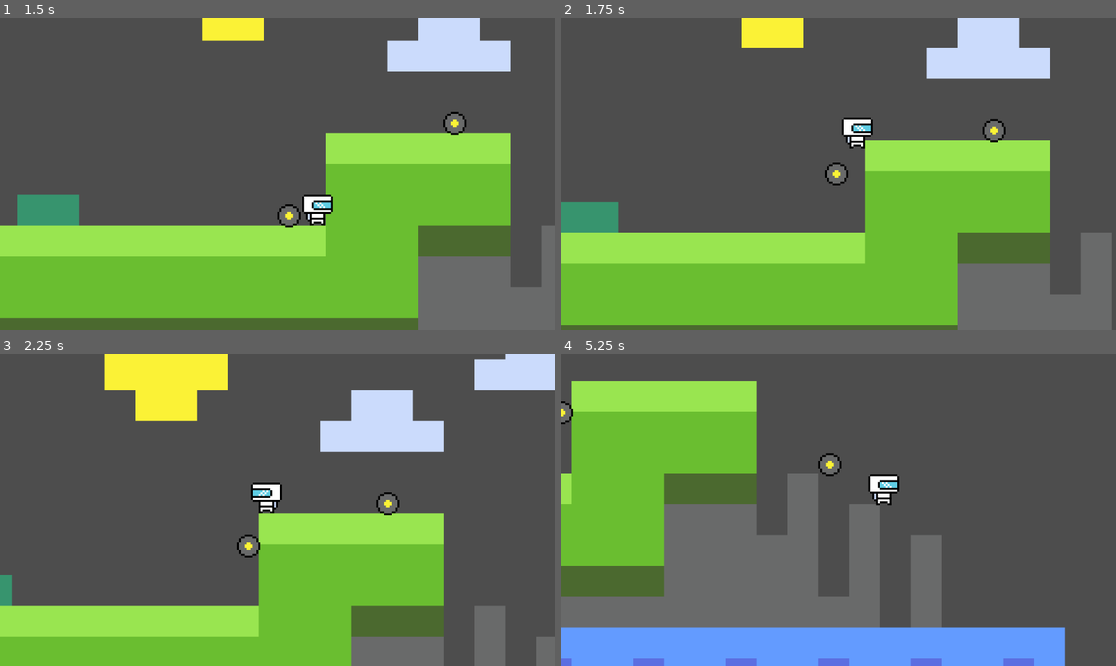
Above: before the commit, frames 1-4 (two rows, left to right).
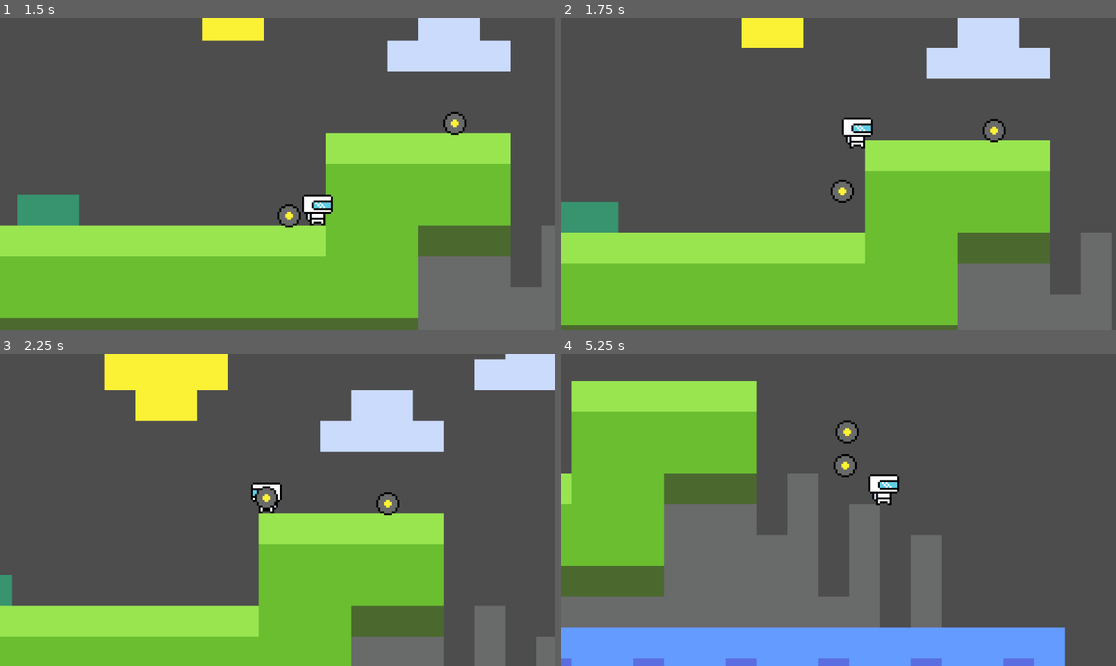
Above: after the commit, the same moments.

Repository: CookieRA9001/SI_motroidvenia
Game: Godot game, scene res://sceans/TestLevel.tscn
The game is run twice, just before and just after one commit, with the same random seed, the same clock (stepped at 60 frames per second) and the same inputs.
Inputs:
- Up to frame 1 (1.5 s): hold D (move_right) from 0.53 s (still down); tap E (swap) at 0.6 s; tap Space (jump) at 0.77, 0.8, 1.07, 1.35 s
- Up to frame 2 (1.75 s): keep holding D (move_right); tap Space (jump) at 1.52 s; tap E (swap) at 1.55 s
- Up to frame 3 (2.25 s): tap Space (jump) at 1.82 s; release D (move_right) at 2.03 s; hold A (move_left) from 2.03 s (still down); tap E (swap) at 2.1 s
- Up to frame 4 (5.25 s): tap Space (jump) at 2.3, 3.02, 3.32, 3.77, 3.8, 4.07, 4.35, 4.52, 4.82 s; release A (move_left) at 2.78 s; hold D (move_right) 2.78-4.28 s; tap Q (throw) at 2.85 s; tap E (swap) at 3.05, 3.6, 4.55, 5.1 s; hold A (move_left) 4.28-5.03 s; hold D (move_right) from 5.03 s (still down)

Frame 1 is identical in both runs. In frame 2, 0.4% of the frame differs, in the area x 47-53%, y 46-60%; in frame 3, 0.5%; in frame 4, 0.8%, in the area x 0-54%, y 15-40%.

Commit message:
hold?

Diff:
--- a/scripts/friendly.gd
+++ b/scripts/friendly.gd
@@ -1,6 +1,6 @@
 extends CharacterBody2D
 
-enum Status { IDLE, FOLLOWING, INACTION, MOVING }
+enum Status { IDLE, FOLLOWING, INACTION, MOVING, HELD }
 
 @export var jumpY_velocity := -220
 @export var jumpX_velocity := 100
@@ -12,7 +12,6 @@
 
 func follow(delta):
 	if position.distance_to(target.position)>20:
-		print("jump")
 		velocity.y = jumpY_velocity
 		var direction = 1 if (target.position.x-position.x > 0) else -1
 		current_x_speed = direction * clamp(position.distance_to(target.position)*randf_range(1,2), 0, jumpX_velocity)
@@ -36,8 +35,15 @@
 func inAction(delta):
 	pass
 
+func hold(delta):
+	if position.distance_to(target.position) > 10:
+		position = position.move_toward(target.position, delta*100)
+	else:
+		position = target.position
+	pass
+
 func _physics_process(delta):
-	if not is_on_floor():
+	if not is_on_floor() and not friendly_status==Status.HELD:
 		velocity.y += gravity * delta
 
 	match friendly_status:
@@ -49,12 +55,24 @@
 			inAction(delta)
 		Status.MOVING:
 			move(delta)
+		Status.HELD:
+			hold(delta)
 
 	move_and_slide()
 
+func holdMe():
+	friendly_status = Status.HELD
+	pass
+
+func unholdMe():
+	friendly_status = Status.FOLLOWING
+	velocity = Vector2(randf_range(-50,50),randf_range(-100,-300))
+	pass
 
 func _on_area_2d_body_entered(body):
 	if friendly_status == Status.IDLE:
 		friendly_status = Status.FOLLOWING
 		target = body
-		print("following")
+
+		if body.has_method("add_friendly"):
+			body.add_friendly(self)
--- a/scripts/player.gd
+++ b/scripts/player.gd
@@ -4,7 +4,11 @@
 const JUMP_VELOCITY = -300.0
 
 @onready var animated_sprite = $AnimatedSprite2D
+
 var gravity = ProjectSettings.get_setting("physics/2d/default_gravity")
+var held_friendly = null
+var friendly_found:Array[CharacterBody2D] = []
+var f_index = 0
 
 func _physics_process(delta):
 	if not is_on_floor():
@@ -31,10 +35,42 @@
 
 	move_and_slide()
 
+
 func swap_friends():
-	# TODO: swap between near friendlies
+	print("swap")
+
+	if len(friendly_found) == 0:
+		print("no friends")
+		return
+
+	if len(friendly_found) == 1:
+		print("1 friends")
+		held_friendly = friendly_found[0]
+		if held_friendly.has_method("holdMe"):
+			held_friendly.holdMe()
+		return
+
+	var new_f_index = (f_index+1) % len(friendly_found)
+	var next_friendly = friendly_found[new_f_index]
+	while new_f_index!=f_index and position.distance_to(next_friendly.position)>40:
+		new_f_index = (new_f_index+1) % len(friendly_found)
+		next_friendly = friendly_found[new_f_index]
+
+	if new_f_index == f_index:
+		print("no other close friends")
+		return
+
+	if held_friendly.has_method("unholdMe"):
+		held_friendly.unholdMe()
+	held_friendly = next_friendly
+	if held_friendly.has_method("holdMe"):
+		held_friendly.holdMe()
+
 	pass
 
 func throw_friends():
 	# TODO: throw held friendly
 	pass
+
+func add_friendly(friendly:CharacterBody2D):
+	friendly_found.append(friendly)
